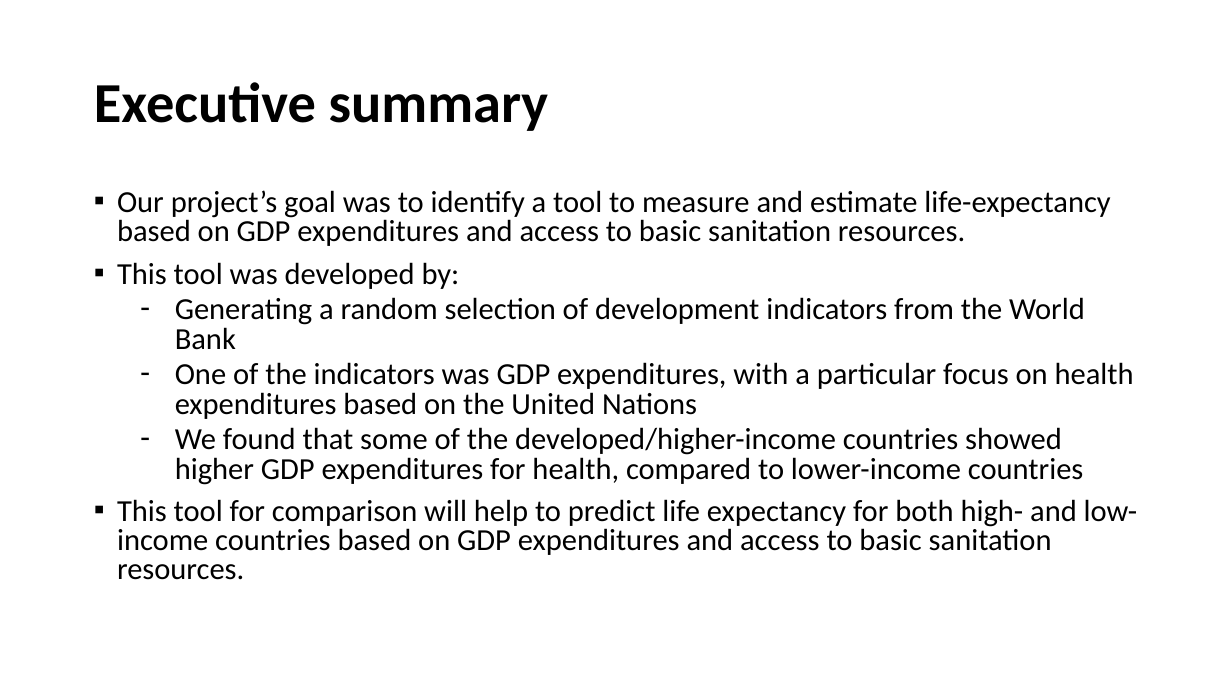
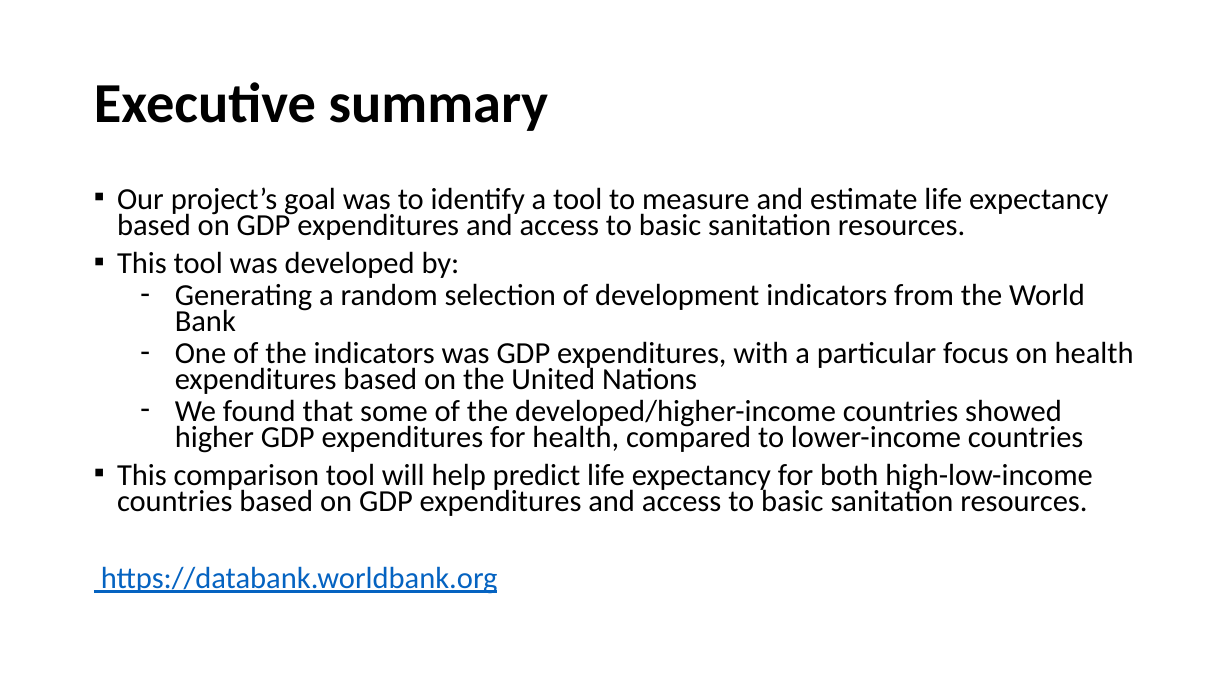
Before and after one commit to akane2518/Project-2, a slide deck: slide 2 of Presentation.pptx. Drawn at 1232x693 pixels with LibreOffice and Linux fonts; fonts in the diff are those of the drawing. Boxes give left, top, right and bottom in pixels: in the first picture for what was removed or moved away, otherwise in the second. Text is boxed around its words. In the diff, an @@ line names an element or a change of style, - is before the commit and + after.

```diff
--- a/Presentation.pptx
+++ b/Presentation.pptx
@@ text at (x1=117, y1=187, x2=1108, y2=240): text changed @@
-▪ Our project’s goal was to identify a tool to measure and estimate life-expectancy based on GDP expenditures and access to basic sanitation resources.
+▪ Our project’s goal was to identify a tool to measure and estimate life expectancy based on GDP expenditures and access to basic sanitation resources.
@@ text at (x1=117, y1=251, x2=1134, y2=453): line spacing 0.8 to 0.7 @@
@@ text at (x1=101, y1=463, x2=1093, y2=594): text changed @@
-▪ This tool for comparison will help to predict life expectancy for both high- and low-income countries based on GDP expenditures and access to basic sanitation resources.
+▪ This comparison tool will help predict life expectancy for both high-low-income countries based on GDP expenditures and access to basic sanitation resources.
+https://databank.worldbank.org
```
